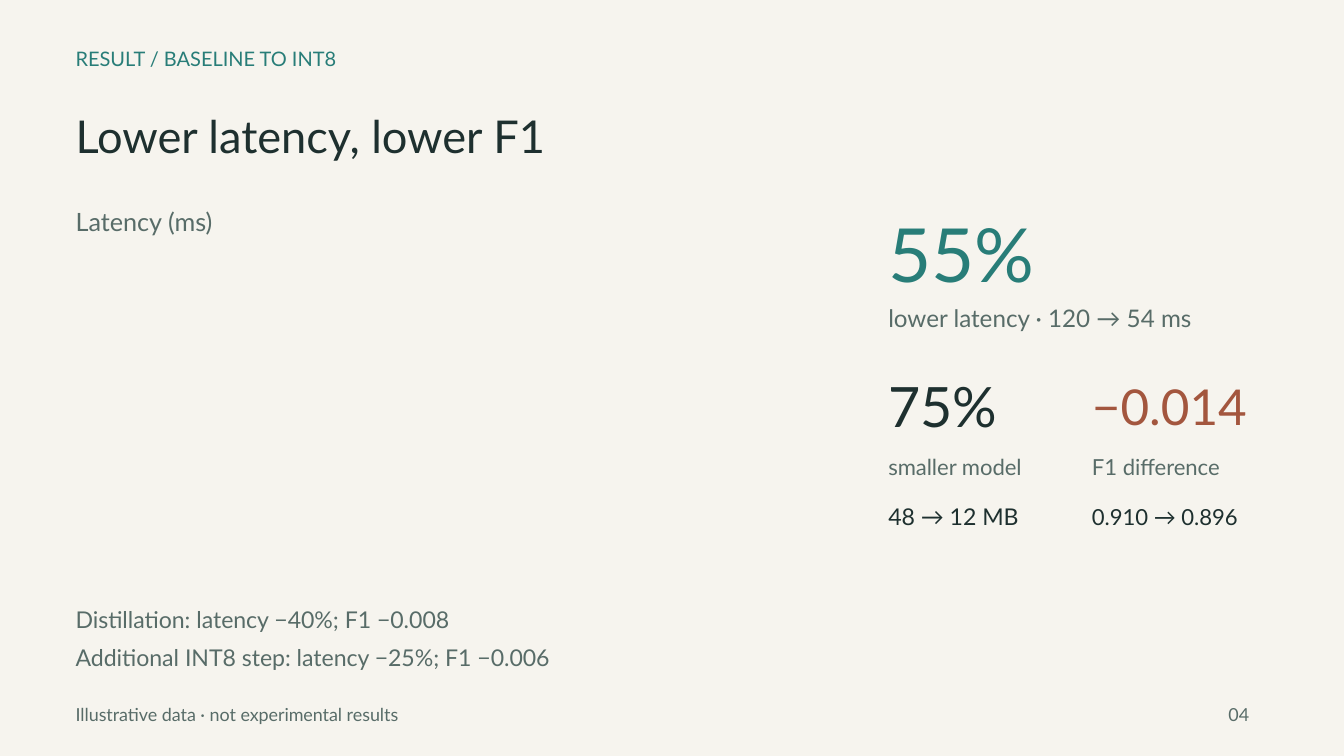
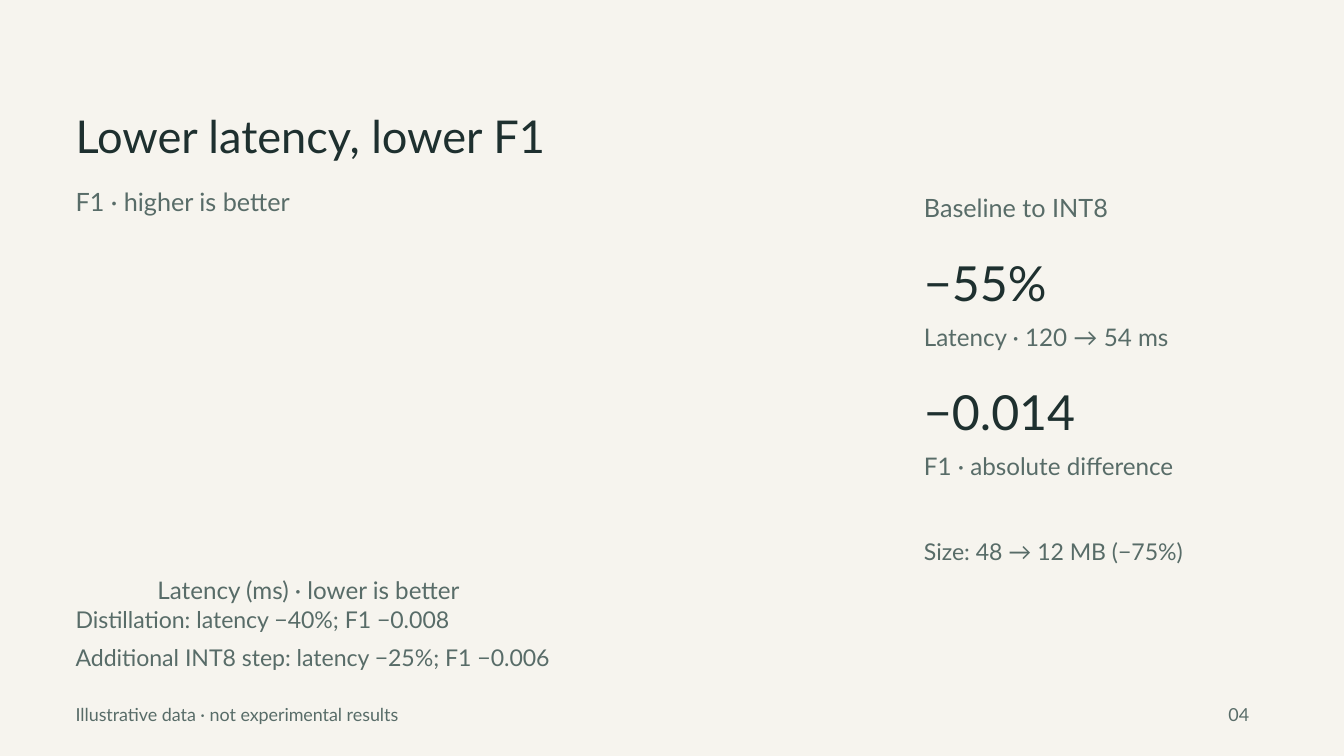
Before and after one commit to ChihyunAhn0309/ppt-art-director, a slide deck: slide 4 of examples/research-seminar/animated.pptx. Drawn at 1344x756 pixels with LibreOffice and Linux fonts; fonts in the diff are those of the drawing. Boxes give left, top, right and bottom in pixels: in the first picture for what was removed or moved away, otherwise in the second. Text is boxed around its words. In the diff, an @@ line names an element or a change of style, - is before the commit and + after.

```diff
--- a/examples/research-seminar/animated.pptx
+++ b/examples/research-seminar/animated.pptx
@@ text added at [76,192,290,216], 18 pt, text #586C68 @@
+F1 · higher is better
@@ text at [924,198,1108,217]: text changed; size 14.2 to 18 pt; text colour #287D78 to #586C68 @@
-RESULT / BASELINE TO INT8
+Baseline to INT8
@@ text removed at [76,211,212,235] @@
-Latency (ms)
@@ text at [924,266,1047,302]: text changed; size 53.2 to 34.5 pt; text colour #287D78 to #1E302F @@
-55%
+−55%
@@ text at [924,328,1168,350]: text changed @@
-lower latency · 120 → 54 ms
+Latency · 120 → 54 ms
@@ text removed at [888,386,997,428] @@
-75%
@@ text "−0.014": place and size @@
-text "−0.014" at [1092,389,1247,426]
+text "−0.014" at [924,395,1075,431]
@@ text "−0.014" at [924,395,1075,431]: size 35.2 to 34.5 pt, text colour #A3563E to #1E302F @@
@@ text removed at [888,458,1022,475] @@
-smaller model
@@ text at [924,457,1173,475]: text changed; size 15.8 to 17.2 pt @@
-F1 difference
+F1 · absolute difference
@@ text removed at [1092,509,1237,525] @@
-0.910 → 0.896
@@ text at [924,542,1183,563]: text changed; text colour #1E302F to #586C68 @@
-48 → 12 MB
+Size: 48 → 12 MB (−75%)
@@ text added at [157,580,459,603], 17.2 pt, text #586C68 @@
+Latency (ms) · lower is better
```
Also in this commit, not shown: 4 other slides changed, 39 other files.
